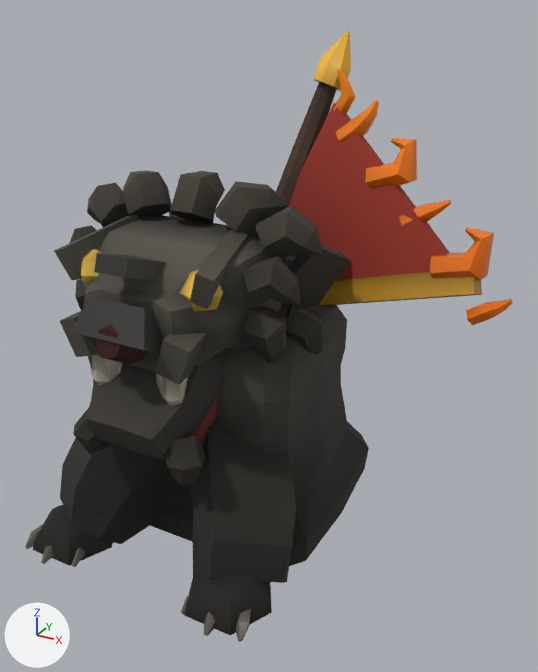
A saved change to the glTF model assets/creatures/flag.glb.
One viewpoint serves both versions: a camera (50 mm lens) standing at (0.846, -1.271, 1.137) and looking at (0.168, -0.038, 0.52). The lights are fixed; the arrows at lower left show +X, +Y and +Z. The older version comes first. Vertices at exactly the same position are counted once.

The older version as bpy lines, for what is in view:
```python
me_creature = bpy.data.meshes.new('creature')
me_creature.from_pydata(...)  # 1537 vertices, 2804 faces; spans x -0.332..0.628, y -0.376..0.301, z -0.01..1.095
me_creature.materials.append(mat_stone_body)
me_creature.materials.append(mat_stone_head)
me_creature.materials.append(mat_stone_jaw)
me_creature.materials.append(mat_tail_stone)
me_creature.materials.append(mat_stone_leg)
me_creature.materials.append(mat_mane_curl)
me_creature.materials.append(mat_ear_plate)
me_creature.materials.append(mat_nose_stone)
me_creature.materials.append(mat_eye)
me_creature.materials.append(mat_maw)
me_creature.materials.append(mat_fang)
me_creature.materials.append(mat_sash)
me_creature.materials.append(mat_sash_knot)
me_creature.materials.append(mat_pole_wood)
me_creature.materials.append(mat_gold_trim)
me_creature.materials.append(mat_flag_cloth)
me_creature.materials.append(mat_glow_flag)
me_creature.materials.append(mat_paw_stone)
ob_creature = bpy.data.objects.new('creature', me_creature)
ob_creature.location = (0.0, 0.0, 0.0)
```
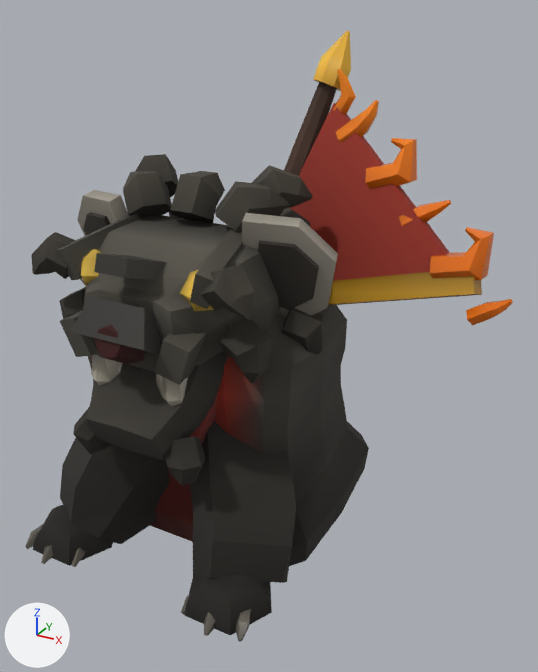
The change, as a list of edits to the scene's bpy script:
```text
Add mat_ear_inner:
    mat_ear_inner = bpy.data.materials.new('ear_inner')
    mat_ear_inner.use_nodes = True; mat_ear_inner.node_tree.nodes.clear()
    _N = mat_ear_inner.node_tree.nodes; _L = mat_ear_inner.node_tree.links
    n0 = _N.new('ShaderNodeBsdfPrincipled'); n0.name = 'Principled BSDF'
    n0.inputs[2].default_value = 0.95  # 'Roughness'
    n1 = _N.new('ShaderNodeOutputMaterial'); n1.name = 'Material Output'
    n2 = _N.new('ShaderNodeVertexColor'); n2.name = 'Color Attribute'
    _L.new(n0.outputs[0], n1.inputs[0])  # 'BSDF' to 'Surface'
    _L.new(n2.outputs[0], n0.inputs[0])  # 'Color' to 'Base Color'
Add mat_ear:
    mat_ear = bpy.data.materials.new('ear')
    mat_ear.use_nodes = True; mat_ear.node_tree.nodes.clear()
    _N = mat_ear.node_tree.nodes; _L = mat_ear.node_tree.links
    n0 = _N.new('ShaderNodeBsdfPrincipled'); n0.name = 'Principled BSDF'
    n0.inputs[2].default_value = 0.86  # 'Roughness'
    n1 = _N.new('ShaderNodeOutputMaterial'); n1.name = 'Material Output'
    n2 = _N.new('ShaderNodeVertexColor'); n2.name = 'Color Attribute'
    _L.new(n0.outputs[0], n1.inputs[0])  # 'BSDF' to 'Surface'
    _L.new(n2.outputs[0], n0.inputs[0])  # 'Color' to 'Base Color'
Change me_creature:
    remove me_creature.from_pydata(...)  # 1537 vertices, 2804 faces; spans x -0.332..0.628, y -0.376..0.301, z -0.01..1.095
    add me_creature.from_pydata(...)  # 1569 vertices, 2860 faces; spans x -0.332..0.628, y -0.376..0.301, z -0.01..1.095
    me_creature part 1: the loose piece of 25 vertices spanning x 0.154..0.281, y -0.107..-0.007, z 0.696..0.795 is multiplied about its middle by the matrix ((0.892, -0.394, -0.222), (0.359, 0.916, -0.182), (0.275, 0.083, 0.958)), then moved by (-0.066, 0.08, 0.058)
    me_creature part 2: the loose piece of 25 vertices spanning x -0.281..-0.154, y -0.107..-0.007, z 0.696..0.795 is multiplied about its middle by the matrix ((0.892, 0.394, 0.222), (-0.359, 0.916, -0.182), (-0.275, 0.083, 0.958)), then moved by (0.066, 0.08, 0.058)
    me_creature part 3: a new loose piece of 25 vertices spanning x 0.147..0.253, y -0.274..-0.185, z 0.649..0.733, in mat_mane_curl
    me_creature part 4: a new loose piece of 25 vertices spanning x -0.253..-0.147, y -0.274..-0.185, z 0.649..0.733, in mat_mane_curl
    me_creature part 5: a new loose piece of 25 vertices spanning x 0.154..0.245, y -0.224..-0.134, z 0.488..0.609, in mat_mane_curl
    me_creature part 6: a new loose piece of 25 vertices spanning x -0.245..-0.154, y -0.224..-0.134, z 0.488..0.609, in mat_mane_curl
    me_creature part 7: the loose piece of 25 vertices spanning x -0.274..-0.168, y -0.175..-0.087, z 0.633..0.718 is deleted
    me_creature part 8: the loose piece of 25 vertices spanning x 0.168..0.274, y -0.175..-0.087, z 0.633..0.718 is deleted
    me_creature part 9
    33 vertices are removed from x 0.161..0.3, y -0.181..0.164, z 0.506..0.724
    58 faces are deleted
    19 vertices are added at x 0.114..0.315, y -0.12..0.003, z 0.55..0.788
    5 new vertices lie (0.004, -0.013, -0.004) away from vertices in x 0.158..0.266, y -0.096..-0.035, z 0.596..0.743
    20 new faces join them, mat_ear
    20 new faces join them, mat_ear_inner
    me_creature part 10
    33 vertices are removed from x -0.3..-0.161, y -0.181..0.164, z 0.506..0.724
    58 faces are deleted
    19 vertices are added at x -0.315..-0.114, y -0.12..0.003, z 0.55..0.788
    5 new vertices lie (0.004, 0.013, 0.004) away from vertices in x -0.27..-0.162, y -0.109..-0.048, z 0.592..0.739
    20 new faces join them, mat_ear
    20 new faces join them, mat_ear_inner
    me_creature part 11: 137 kept faces spanning x -0.272..0.557, y -0.241..0.29, z 0.021..1.095 get new vertex colours
    remove me_creature.materials.append(mat_ear_plate)
    add me_creature.materials.append(mat_ear)
    add me_creature.materials.append(mat_ear_inner)
```

Where the change shows, as pixel boxes [x1, y1, x2, y2] in the pictures (538 x 672 px; the box of a moved part takes in the faces that stretch with it):
part 1 of me_creature, moved or reshaped
    before: [255, 206, 323, 259]
    after: [252, 165, 313, 216]
part 2 of me_creature, moved or reshaped
    before: [87, 183, 129, 227]
    after: [136, 154, 178, 197]
part 3 of me_creature, added
    after: [201, 265, 255, 320]
part 4 of me_creature, added
    after: [31, 232, 75, 279]
part 5 of me_creature, added
    after: [221, 319, 272, 383]
part 6 of me_creature, added
    after: [59, 287, 86, 319]
part 7 of me_creature, deleted (mostly hidden)
    before: [70, 225, 97, 243]
part 8 of me_creature, deleted
    before: [243, 256, 301, 305]
part 9 of me_creature, moved or reshaped
    before: [240, 244, 351, 363]
    after: [242, 213, 338, 319]
part 10 of me_creature, moved or reshaped (mostly hidden before)
    before: [75, 280, 86, 311]
    after: [77, 190, 129, 236]
part 11 of me_creature, recoloured
    both: [132, 171, 270, 541]
